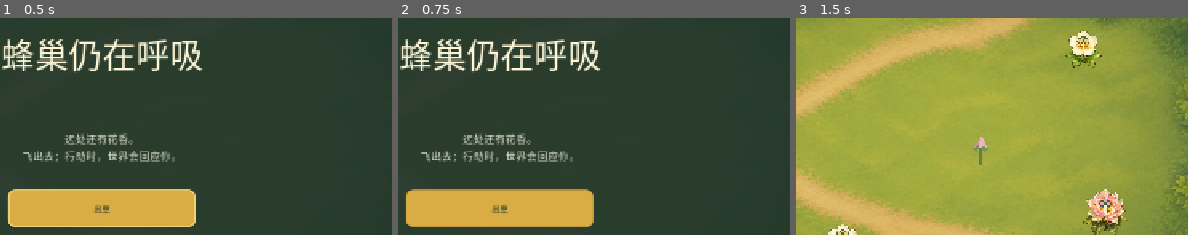
Above: before the commit, frames 1-3 (left to right).
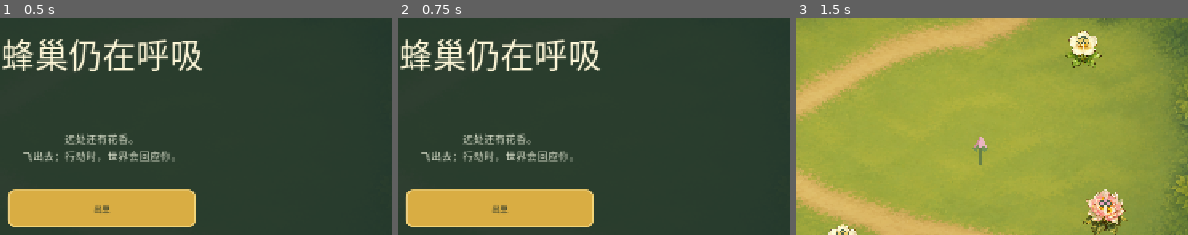
Above: after the commit, the same moments.

Repository: alanthssss/nameless-becoming
Game: Godot game, scene res://main.tscn
Two runs of this game, one before a commit and one after it. Both use one fixed random seed, a clock stepped at 60 frames per second and the inputs below.
Inputs:
- Up to frame 1 (0.5 s): no input
- Up to frame 2 (0.75 s): click "暂停" at 0.5 s
- Up to frame 3 (1.5 s): click "出巢" at 1.25 s
The pictures show only the part of the screen within x 27-77%, y 30-80%; the shares and areas given below are measured in that part.

Frame 1 is identical in both runs. In frame 2, 0.8% of the frame differs, in the area x 2-50%, y 78-97%; in frame 3, nothing differs.

Commit message:
fix(godot): close overlay keyboard focus loop

Diff:
--- a/godot/scripts/main.gd
+++ b/godot/scripts/main.gd
@@ -205,9 +205,12 @@
 var allocation_left_label: Label
 var allocation_right_label: Label
 var allocation_slider: HSlider
+var allocation_confirm: Button
 var allocation_pending := false
 var allocation_harvest := 0
 var allocation_fraction := 0.5
+var last_overlay_focus: Control
+var overlay_focus_restore_queued := false
 var boss_catalog: Array = []
 var current_boss_data: Dictionary = {}
 var current_boss_index := 0
@@ -260,6 +263,8 @@
 	add_child(music)
 	music.set_enabled(save_manager.sound_enabled)
 	build_interface()
+	get_viewport().gui_focus_changed.connect(_on_gui_focus_changed)
+	connect_overlay_focus_recovery()
 	season_mechanics = SeasonMechanicsScript.new()
 	mentor_tutorial.configure(self)
 	season_mechanics.configure(self)
@@ -709,13 +714,18 @@
 	allocation_slider.value = 50.0
 	allocation_slider.value_changed.connect(func(v: float): allocation_fraction = v / 100.0; refresh_allocation_labels())
 	allocation_panel.add_child(allocation_slider)
-	var allocation_confirm := Button.new()
+	allocation_confirm = Button.new()
+	allocation_confirm.name = "AllocationConfirm"
 	allocation_confirm.text = "确认分配"
 	allocation_confirm.position = Vector2(255, 296)
 	allocation_confirm.size = Vector2(160, 52)
 	allocation_confirm.add_theme_font_size_override("font_size", 17)
 	allocation_confirm.pressed.connect(confirm_allocation)
 	allocation_panel.add_child(allocation_confirm)
+	allocation_slider.focus_next = allocation_slider.get_path_to(allocation_confirm)
+	allocation_slider.focus_previous = allocation_slider.get_path_to(allocation_confirm)
+	allocation_confirm.focus_next = allocation_confirm.get_path_to(allocation_slider)
+	allocation_confirm.focus_previous = allocation_confirm.get_path_to(allocation_slider)
 	make_label(allocation_panel, "一边维持蜂巢，一边哺育幼虫。没有对错，只有不同的活法。", Vector2(90, 368), Vector2(490, 24), 11, Color("aab5a0")).horizontal_alignment = HORIZONTAL_ALIGNMENT_CENTER
 
 	if zh_font != null:
@@ -765,8 +775,88 @@
 	set_upgrade_buttons_visible(false)
 	set_pause_system_controls_visible(false)
 	set_secondary_link("或者退出游戏", true)
-	overlay_button.grab_focus()
+	focus_overlay_primary()
 	refresh_runs_meter()
+
+# Overlay keyboard focus has one source of truth. Each newly shown state chooses
+# a deterministic primary control; transient focus loss restores the most recent
+# valid control inside that same state instead of falling back to a hidden main
+# button or letting Enter leak into a second transition.
+func is_valid_overlay_focus(control: Control) -> bool:
+	if control == null or overlay == null or not overlay.visible:
+		return false
+	if control != overlay and not overlay.is_ancestor_of(control):
+		return false
+	if not control.is_visible_in_tree() or control.focus_mode == Control.FOCUS_NONE:
+		return false
+	if control is BaseButton and (control as BaseButton).disabled:
+		return false
+	return true
+
+func overlay_primary_focus() -> Control:
+	if overlay == null or not overlay.visible:
+		return null
+	if allocation_panel != null and allocation_panel.visible:
+		if is_valid_overlay_focus(allocation_slider):
+			return allocation_slider
+		if is_valid_overlay_focus(allocation_confirm):
+			return allocation_confirm
+	for button in upgrade_buttons:
+		if is_valid_overlay_focus(button):
+			return button
+	if is_valid_overlay_focus(overlay_button):
+		return overlay_button
+	if is_valid_overlay_focus(secondary_link):
+		return secondary_link
+	for button in pause_system_buttons:
+		if is_valid_overlay_focus(button):
+			return button
+	return null
+
+func focus_overlay_primary() -> void:
+	var target := overlay_primary_focus()
+	if target == null:
+		return
+	last_overlay_focus = target
+	target.grab_focus()
+
+func queue_overlay_focus_restore() -> void:
+	if overlay_focus_restore_queued:
+		return
+	overlay_focus_restore_queued = true
+	call_deferred("restore_overlay_focus")
+
+func connect_overlay_focus_recovery() -> void:
+	for node in overlay.find_children("*", "Control", true, false):
+		var control := node as Control
+		if control != null and control.focus_mode != Control.FOCUS_NONE:
+			control.focus_exited.connect(queue_overlay_focus_restore)
+
+func restore_overlay_focus() -> void:
+	overlay_focus_restore_queued = false
+	if overlay == null or not overlay.visible:
+		return
+	var current := get_viewport().gui_get_focus_owner()
+	if is_valid_overlay_focus(current):
+		return
+	var target: Control = null
+	if is_instance_valid(last_overlay_focus) and is_valid_overlay_focus(last_overlay_focus):
+		target = last_overlay_focus
+	else:
+		target = overlay_primary_focus()
+	if target != null:
+		last_overlay_focus = target
+		target.grab_focus()
+
+func _on_gui_focus_changed(control: Control) -> void:
+	if overlay == null or not overlay.visible:
+		return
+	if is_valid_overlay_focus(control):
+		last_overlay_focus = control
+		return
+	# Focus changes may briefly report null while Tab moves between two controls.
+	# Deferring lets that normal transition settle before repairing a true loss.
+	queue_overlay_focus_restore()
 
 func start_game() -> void:
 	hive_lives = 3
@@ -2121,6 +2211,7 @@
 func show_upgrade_choices(data: Dictionary) -> void:
 	# 二十四个节令会让成长点远多于旧 MVP：三种倾向全部满级后，
 	# 不再强制选择，直接给出「继续」按钮，避免成长界面死锁。
+	allocation_panel.visible = false
 	var any_available := false
 	for i in upgrade_catalog.size():
 		var entry: Dictionary = upgrade_catalog[i]
@@ -2134,13 +2225,14 @@
 		overlay_button.visible = true
 		set_upgrade_buttons_visible(false)
 		set_secondary_link("或者退出游戏", true)
-		overlay_button.grab_focus()
+		focus_overlay_primary()
 		return
 	overlay_title.text = "归巢 · 蜂群成长"
 	overlay_body.text = "带回的蜜哺育了新的分工。选择一种蜂群倾向；本轮效果可以叠加。" + next_boss_hint()
 	overlay_button.visible = false
 	set_upgrade_buttons_visible(true)
 	set_secondary_link("", false)
+	focus_overlay_primary()
 
 # 通关横幅只写「刚刚完成的节令」，玩家无从知道下一个节点是失律者关卡——
 # 在蜂巢成长界面直接预告，消除「惊蛰完成却撞上春分 Boss」的错位感
@@ -2163,6 +2255,7 @@
 	allocation_panel.visible = true
 	allocation_slider.value = 50.0
 	refresh_allocation_labels()
+	focus_overlay_primary()
 
 func refresh_allocation_labels() -> void:
 	if allocation_panel == null or not allocation_panel.visible:
@@ -2190,6 +2283,26 @@
 			var data: Dictionary = upgrade_catalog[i]
 			upgrade_buttons[i].text = "%s  %s\n\n%s" % [data.symbol, data.name, data.description]
 			upgrade_buttons[i].disabled = int(upgrade_counts.get(String(data.id), 0)) >= UPGRADE_CAP
+	configure_upgrade_focus_navigation()
+
+func configure_upgrade_focus_navigation() -> void:
+	var available: Array[Button] = []
+	for button in upgrade_buttons:
+		button.focus_neighbor_left = NodePath("")
+		button.focus_neighbor_right = NodePath("")
+		button.focus_previous = NodePath("")
+		button.focus_next = NodePath("")
+		if button.visible and not button.disabled:
+			available.append(button)
+	if available.size() < 2:
+		return
+	for i in available.size():
+		var previous := available[(i - 1 + available.size()) % available.size()]
+		var next := available[(i + 1) % available.size()]
+		available[i].focus_neighbor_left = available[i].get_path_to(previous)
+		available[i].focus_neighbor_right = available[i].get_path_to(next)
+		available[i].focus_previous = available[i].get_path_to(previous)
+		available[i].focus_next = available[i].get_path_to(next)
 
 func set_secondary_link(text_: String, value: bool) -> void:
 	if secondary_link == null:
@@ -2578,6 +2691,8 @@
 	overlay_title.text = "%s · 归律" % String(data.name)
 	overlay_body.text = "花田重新流动。\n\n%s" % next_term_hint()
 	overlay_button.text = "继续前行"
+	set_secondary_link("", false)
+	focus_overlay_primary()
 
 func next_term_hint() -> String:
 	if stage_index + 1 >= stages.size():
@@ -2598,7 +2713,7 @@
 	overlay_body.text = "蜂群走完了完整循环，四位失律者重归节拍。\n本轮主动游玩时间：%s" % format_duration(run_elapsed)
 	overlay_button.text = "再走一次"
 	set_secondary_link("或者退出游戏", true)
-	overlay_button.grab_focus()
+	focus_overlay_primary()
 
 func show_loss() -> void:
 	# `lost` is shared by ordinary gathering and the last life of a Boss fight.
@@ -2620,7 +2735,7 @@
 	overlay_body.text = "蜂巢已经散落。\n远花仍在那里，但带回家的蜜才真正属于蜂群。\n本轮主动游玩时间：%s" % format_duration(run_elapsed)
 	overlay_button.text = "重新出巢"
 	set_secondary_link("或者退出游戏", true)
-	overlay_button.grab_focus()
+	focus_overlay_primary()
 
 # 失律者战败但蜂巢还有余力：不要把玩家推回立春，用上一节令的成长心得也能再试一次。
 # 同时把上一节令「蜂巢成长」面板的 stale 文案显式覆盖掉，避免红点/回放
@@ -2643,7 +2758,7 @@
 	)
 	overlay_button.text = "再试一次"
 	set_secondary_link("", false)
-	overlay_button.grab_focus()
+	focus_overlay_primary()
 
 func nearest_flower(radius: float) -> int:
 	var best := -1
@@ -3010,12 +3125,16 @@
 			toggle_pause()
 		get_viewport().set_input_as_handled()
 		return
-	# 弹窗阶段允许键盘确认（Enter/空格）：切走程序回来后不依赖鼠标重按按钮
-	if event.is_action_pressed("ui_accept") and overlay.visible and overlay_button.visible:
-		if phase == "boss_victory" or phase == "won" or phase == "lost" or phase == "intro" or phase == "boss_loss":
-			on_overlay_button()
+	# Focused Controls own ui_accept. Keeping phase transitions out of this
+	# fallback prevents the same Enter release from activating a newly revealed
+	# control (allocation confirm -> upgrade/all-mature continue) a second time.
+	# If focus vanished between OS/window events, consume this press after repair;
+	# the next deliberate press then activates exactly one focused control.
+	if event.is_action_pressed("ui_accept") and overlay.visible:
+		if not is_valid_overlay_focus(get_viewport().gui_get_focus_owner()):
+			restore_overlay_focus()
 			get_viewport().set_input_as_handled()
-			return
+		return
 	if phase != "playing" and phase != "boss":
 		return
 	if event is InputEventMouseButton and event.button_index == MOUSE_BUTTON_LEFT and event.pressed:
@@ -3026,15 +3145,15 @@
 			get_viewport().set_input_as_handled()
 
 # 切走程序时自动暂停（体力照扣、失律者照追是设计事故）；
-# 切回来时把焦点交还主按钮，键盘 Enter 可直接继续。
+# 切回来时把焦点交还当前弹层最近的有效控件，键盘可直接继续。
 # toggle_pause 内部有相位护栏，between/boss_victory 等静态界面不会被误暂停覆盖。
 func _notification(what: int) -> void:
 	if what == NOTIFICATION_APPLICATION_FOCUS_OUT:
 		_cancel_drink_touch()
-		toggle_pause()
+		if phase in ["playing", "boss"]:
+			toggle_pause()
 	elif what == NOTIFICATION_APPLICATION_FOCUS_IN:
-		if overlay_button != null and overlay.visible and overlay_button.visible:
-			overlay_button.grab_focus()
+		restore_overlay_focus()
 
 func on_sense_started() -> void:
 	message = "触角捕捉到蜜量、敌虫警戒范围和一条相对安全的采集方向。"
@@ -3095,7 +3214,7 @@
 	overlay_button.text = "继续出巢"
 	set_secondary_link("", false)
 	set_pause_system_controls_visible(true)
-	overlay_button.grab_focus()
+	focus_overlay_primary()
 	pause_button.text = "继续"
 
 func set_pause_system_controls_visible(visible: bool) -> void:
--- a/godot/tests/fix_boss_term_test.gd
+++ b/godot/tests/fix_boss_term_test.gd
@@ -50,13 +50,34 @@
 	await process_frame
 	expect(game.phase == "playing" and game.stage_index == stage_before, "playing 相位点穿按钮错误推进关卡")
 
-	# --- 场景 5：focus out 自动暂停 / focus in 不误伤静态界面 ---
-	game.phase = "playing"
-	game._notification(NOTIFICATION_APPLICATION_FOCUS_OUT)
-	expect(game.phase == "paused", "切走程序未自动暂停：%s" % game.phase)
-	game.phase = "boss_victory"
-	game._notification(NOTIFICATION_APPLICATION_FOCUS_OUT)
-	expect(game.phase == "boss_victory", "boss_victory 下 focus out 被误暂停：%s" % game.phase)
+	# --- 场景 5：真实通知路由只会进入暂停，绝不能在后台反向解暂停 ---
+	game.toggle_pause()
+	expect(game.phase == "paused" and game.paused_from_phase == "playing", "手动暂停没有记录 playing 来源")
+	game.notification(NOTIFICATION_APPLICATION_FOCUS_OUT)
+	expect(game.phase == "paused" and not game.bee.active, "手动 paused 状态切出后被反向解暂停")
+	game.notification(NOTIFICATION_APPLICATION_FOCUS_IN)
+	expect(game.phase == "paused" and root.gui_get_focus_owner() == game.overlay_button, "切回应用后没有保持暂停或恢复暂停页焦点")
+	game.toggle_pause()
+	expect(game.phase == "playing" and game.bee.active, "手动暂停后无法正常恢复 playing")
+
+	game.notification(NOTIFICATION_APPLICATION_FOCUS_OUT)
+	expect(game.phase == "paused" and game.paused_from_phase == "playing" and not game.bee.active, "playing 切出后没有记录来源并进入暂停")
+	game.notification(NOTIFICATION_APPLICATION_FOCUS_IN)
+	expect(game.phase == "paused", "playing 自动暂停后切回应用时错误恢复了运行")
+	game.notification(NOTIFICATION_APPLICATION_FOCUS_OUT)
+	expect(game.phase == "paused" and game.paused_from_phase == "playing", "自动 paused 状态再次切出后被反向解暂停")
+	game.toggle_pause()
+
+	game.spawn_stage(6)
+	await process_frame
+	game.notification(NOTIFICATION_APPLICATION_FOCUS_OUT)
+	expect(game.phase == "paused" and game.paused_from_phase == "boss" and not game.bee.active, "boss 切出后没有记录来源并进入暂停")
+	game.notification(NOTIFICATION_APPLICATION_FOCUS_IN)
+	expect(game.phase == "paused", "boss 自动暂停后切回应用时错误恢复了战斗")
+	game.toggle_pause()
+	game.show_boss_victory()
+	game.notification(NOTIFICATION_APPLICATION_FOCUS_OUT)
+	expect(game.phase == "boss_victory", "boss_victory 下 focus out 被误暂停")
 
 	# --- 场景 6：Boss 可重试失败页仍使用调律 HUD，不能读取无 goal 的节点 ---
 	game.spawn_stage(6)
--- a/godot/tests/hud_responsive_test.gd
+++ b/godot/tests/hud_responsive_test.gd
@@ -97,6 +97,32 @@
 	var release_handled := root.is_input_handled()
 	await process_frame
 	return {"press_handled": press_handled, "drag_handled": drag_handled, "release_handled": release_handled}
+
+func route_ui_action(action: String) -> void:
+	var press := InputEventAction.new()
+	press.action = action
+	press.pressed = true
+	root.push_input(press, true)
+	await process_frame
+	var release := InputEventAction.new()
+	release.action = action
+	release.pressed = false
+	root.push_input(release, true)
+	await process_frame
+
+func route_key(keycode: int) -> void:
+	var press := InputEventKey.new()
+	press.keycode = keycode
+	press.physical_keycode = keycode
+	press.pressed = true
+	root.push_input(press, true)
+	await process_frame
+	var release := InputEventKey.new()
+	release.keycode = keycode
+	release.physical_keycode = keycode
+	release.pressed = false
+	root.push_input(release, true)
+	await process_frame
 
 func check_output_layout(label: String, output_size: Vector2) -> void:
 	var layout: Dictionary = ProductionHUDScript.layout_for_output(output_size)
@@ -245,6 +271,75 @@
 
 	game.queue_free()
 	await process_frame
+
+	# Overlay keyboard regression uses GUI-routed ui actions and a physical Tab
+	# event. Directly invoking callbacks would miss focus gaps and Enter events
+	# that accidentally activate both the old and newly revealed controls.
+	var focus_game = packed.instantiate()
+	root.add_child(focus_game)
+	await process_frame
+	focus_game.persistence_enabled = false
+	focus_game.set_process(false)
+	expect(root.gui_get_focus_owner() == focus_game.overlay_button, "标题弹层没有把焦点交给出巢按钮")
+	await route_ui_action("ui_accept")
+	expect(focus_game.phase == "playing" and focus_game.stage_index == 0, "标题页一次 ui_accept 没有恰好进入第一节点")
+
+	# The first visible enabled growth card owns initial focus. Disabled cards are
+	# skipped, and a real right action moves through the authored card row.
+	focus_game.upgrade_counts = {"long_wing": focus_game.UPGRADE_CAP, "forager": 0, "guard": 0}
+	focus_game.delivered = int(focus_game.stages[0].goal)
+	focus_game.show_between()
+	await process_frame
+	expect(root.gui_get_focus_owner() == focus_game.upgrade_buttons[1], "成长弹层没有聚焦第一个可用项，或聚焦了已满成长")
+	focus_game.upgrade_buttons[1].release_focus()
+	await process_frame
+	await process_frame
+	expect(root.gui_get_focus_owner() == focus_game.upgrade_buttons[1], "成长弹层失焦后没有恢复原来的有效成长项")
+	await route_ui_action("ui_right")
+	expect(root.gui_get_focus_owner() == focus_game.upgrade_buttons[2], "成长卡向右没有跳到下一个可用项")
+	await route_ui_action("ui_accept")
+	expect(focus_game.phase == "playing" and focus_game.stage_index == 1, "一次成长确认没有恰好推进一个节点")
+	expect(focus_game.chosen_upgrades.size() == 1 and focus_game.chosen_upgrades[0] == "guard", "方向选择后的成长确认没有应用当前焦点项，或一次输入应用了多次")
+
+	# Once every growth is full, the explicit continue button becomes the primary
+	# target. Application focus restoration must resolve the current overlay state
+	# instead of assuming the hidden growth cards or allocation controls.
+	focus_game.upgrade_counts = {"long_wing": focus_game.UPGRADE_CAP, "forager": focus_game.UPGRADE_CAP, "guard": focus_game.UPGRADE_CAP}
+	focus_game.delivered = int(focus_game.stages[1].goal)
+	focus_game.show_between()
+	await process_frame
+	expect(root.gui_get_focus_owner() == focus_game.overlay_button and focus_game.overlay_button.text == "再次出巢", "成长全满时没有聚焦“再次出巢”")
+	focus_game.overlay_button.release_focus()
+	focus_game._notification(NOTIFICATION_APPLICATION_FOCUS_IN)
+	expect(root.gui_get_focus_owner() == focus_game.overlay_button, "应用恢复时没有恢复成长全满弹层的主焦点")
+	await route_ui_action("ui_accept")
+	expect(focus_game.phase == "playing" and focus_game.stage_index == 2, "成长全满页一次 ui_accept 没有恰好推进一个节点")
+
+	# White Dew ends the reserve segment. The slider starts focused, arrows adjust
+	# its step, physical Tab reaches confirmation, and that confirmation must stop
+	# on the newly revealed all-mature continue button until a second Enter.
+	focus_game.spawn_stage(17)
+	focus_game.upgrade_counts = {"long_wing": focus_game.UPGRADE_CAP, "forager": focus_game.UPGRADE_CAP, "guard": focus_game.UPGRADE_CAP}
+	focus_game.delivered = int(focus_game.stages[17].goal)
+	focus_game.show_between()
+	await process_frame
+	expect(focus_game.allocation_pending and root.gui_get_focus_owner() == focus_game.allocation_slider, "收成分配没有以滑杆作为初始焦点")
+	var allocation_before: float = focus_game.allocation_slider.value
+	await route_ui_action("ui_right")
+	expect(is_equal_approx(focus_game.allocation_slider.value, allocation_before + focus_game.allocation_slider.step), "收成滑杆方向键没有按一个步长调整")
+	await route_key(KEY_TAB)
+	expect(root.gui_get_focus_owner() == focus_game.allocation_confirm, "收成分配 Tab 没有到达确认按钮")
+	focus_game.allocation_confirm.release_focus()
+	focus_game._notification(NOTIFICATION_APPLICATION_FOCUS_IN)
+	expect(root.gui_get_focus_owner() == focus_game.allocation_confirm, "应用恢复时没有保留分配页当前的有效焦点")
+	await route_ui_action("ui_accept")
+	expect(not focus_game.allocation_pending and focus_game.phase == "between" and focus_game.stage_index == 17, "一次分配确认穿透到新按钮并推进了第二次")
+	expect(focus_game.overlay_button.visible and root.gui_get_focus_owner() == focus_game.overlay_button, "分配确认后没有把焦点交给成长全满继续按钮")
+	await route_ui_action("ui_accept")
+	expect(focus_game.phase == "boss" and focus_game.stage_index == 18, "分配后的第二次独立 ui_accept 没有恰好进入秋分失律者")
+
+	focus_game.queue_free()
+	await process_frame
 	finish_test()
 
 func finish_test() -> void:
Not shown, changed: docs/PLAYER_FEEDBACK_ACTION_PLAN_2026-08-24.md
Not shown, changed: docs/RELEASE_CHECKLIST.md
